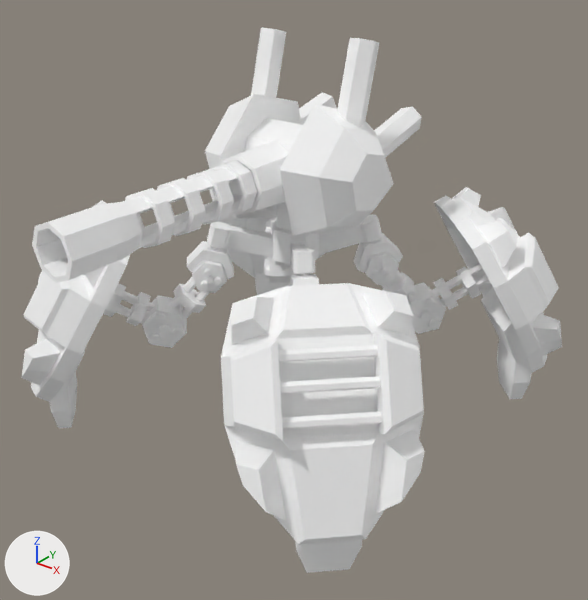
The glTF model assets/turret3.glb as it was, and as the next commit left it.
Camera for both pictures: a 50 mm camera at (6.95, -8.38, 7.28) aimed at (0.36, -0.14, 2.18). The lights are fixed; the arrows at lower left show +X, +Y and +Z. Vertices at the same position are counted once.

Objects in the first picture: 'Gun'.
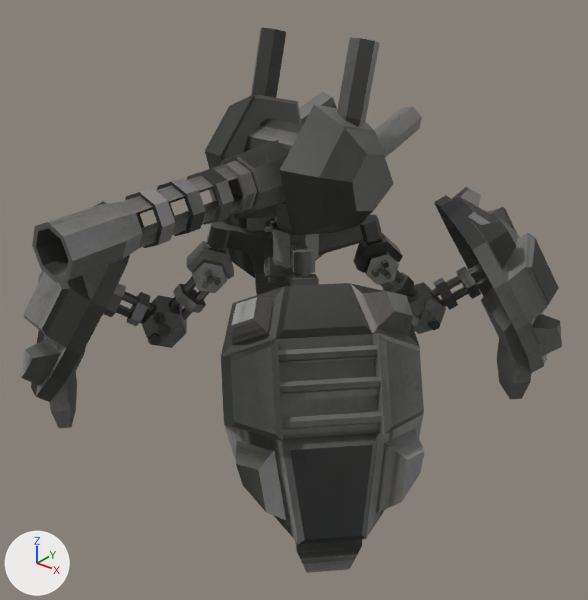
Edits to the scene script, one JSON object a line:
```json
{"op": "add", "block": "img_metal", "code": ["img_metal = load_image('metal', '_unpacked/metal', 1024, 628, 'sRGB')"]}
{"op": "remove", "block": "mat_gun", "code": "mat_gun.base_color = (1.0, 1.0, 1.0)  # white #ffffff"}
{"op": "set", "path": "mat_gun.roughness", "old": "1.0", "new": "0.5"}
{"op": "add", "block": "mat_gun", "code": "mat_gun.texture = img_metal"}
{"op": "set", "path": "mat_gun.metallic", "old": "1.0", "new": "0.2"}
{"block": "me_gun", "where": "me_gun.from_pydata(...)  # 2296 vertices, 4172 faces; spans x -3.42..3.42, y -3.77..3.77, z 0.01..5.74"}
{"block": "me_gun", "where": "# used by ob_gun; location = (0.0, 0.0, 0.0)"}
{"block": "me_gun", "change": "me_gun part 1: texture (UV) coordinates of 4172 of 4172 faces, centred in x -3.37..3.37, y -3.77..3.72, z 0.01..5.72, changed; they spanned u 0.0..1.0, v 0.0..1.0 and now span u 0.0..1.0, v 0.0..1.0"}
```

What differs and where, as boxes [x1, y1, x2, y2] in the pictures (588 x 600 px):
```json
{"object": "Gun", "change": "surface changed", "before": [21, 27, 562, 573], "after": [21, 27, 562, 573], "on screen": "white to grey"}
```
